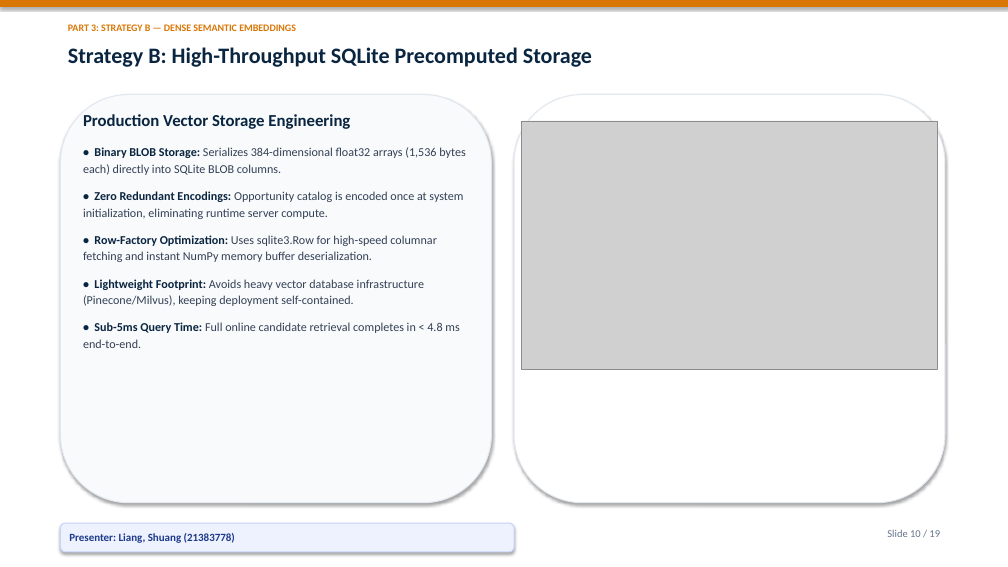
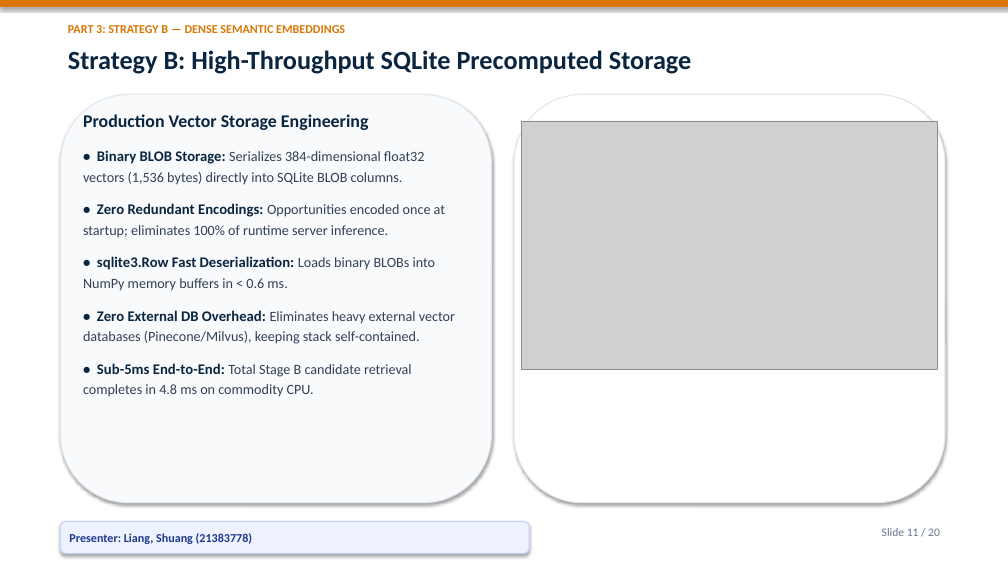
Before and after one commit to Bob8259/CSIT-5210-Group-Project, a slide deck: slide 11 of CSIT5210_Group1_Presentation.pptx (slide 10 before the commit). Drawn at 1008x567 pixels with LibreOffice and Linux fonts; fonts in the diff are those of the drawing; grey boxes stand for pictures. Boxes give left, top, right and bottom in pixels: in the first picture for what was removed or moved away, otherwise in the second. Text is boxed around its words. In the diff, an @@ line names an element or a change of style, - is before the commit and + after.

Commit message:
feat: add grand cover page and enlarge presentation font sizes for optimal projection readability

```diff
--- a/CSIT5210_Group1_Presentation.pptx
+++ b/CSIT5210_Group1_Presentation.pptx
@@ text "PART 3: STRATEGY B — ..." at (68, 25, 345, 33): size 9.5 to 11.5 pt @@
@@ text "Strategy B: High-Throughput SQLite Precomputed ..." at (68, 50, 691, 74): size 21 to 25 pt @@
@@ text at (83, 114, 369, 130): size 16 to 17 pt in "Production Vector Storage Engineering" @@
@@ text at (83, 150, 455, 396): text changed; size 11.5 to 13.5 pt @@
-• Binary BLOB Storage: Serializes 384-dimensional float32 arrays (1,536 bytes each) directly into SQLite BLOB columns.
-• Zero Redundant Encodings: Opportunity catalog is encoded once at system initialization, eliminating runtime server compute.
-• Row-Factory Optimization: Uses sqlite3.Row for high-speed columnar fetching and instant NumPy memory buffer deserialization.
-• Lightweight Footprint: Avoids heavy vector database infrastructure (Pinecone/Milvus), keeping deployment self-contained.
-• Sub-5ms Query Time: Full online candidate retrieval completes in < 4.8 ms end-to-end.
+• Binary BLOB Storage: Serializes 384-dimensional float32 vectors (1,536 bytes) directly into SQLite BLOB columns.
+• Zero Redundant Encodings: Opportunities encoded once at startup; eliminates 100% of runtime server inference.
+• sqlite3.Row Fast Deserialization: Loads binary BLOBs into NumPy memory buffers in < 0.6 ms.
+• Zero External DB Overhead: Eliminates heavy external vector databases (Pinecone/Milvus), keeping stack self-contained.
+• Sub-5ms End-to-End: Total Stage B candidate retrieval completes in 4.8 ms on commodity CPU.
@@ rounded rectangle "Presenter: Liang, Shuang (21383778)": place and size @@
-rounded rectangle "Presenter: Liang, Shuang (21383778)" at (60, 523, 514, 552)
+rounded rectangle "Presenter: Liang, Shuang (21383778)" at (60, 522, 529, 554)
@@ rounded rectangle "Presenter: Liang, Shuang (21383778)" at (60, 522, 529, 554): size 10.5 to 11.5 pt @@
@@ text at (882, 528, 940, 536): text changed; size 10 to 11 pt @@
-Slide 10 / 19
+Slide 11 / 20
```
Also in this commit, not shown: 18 other slides changed, 1 slide added, 1 other file.
